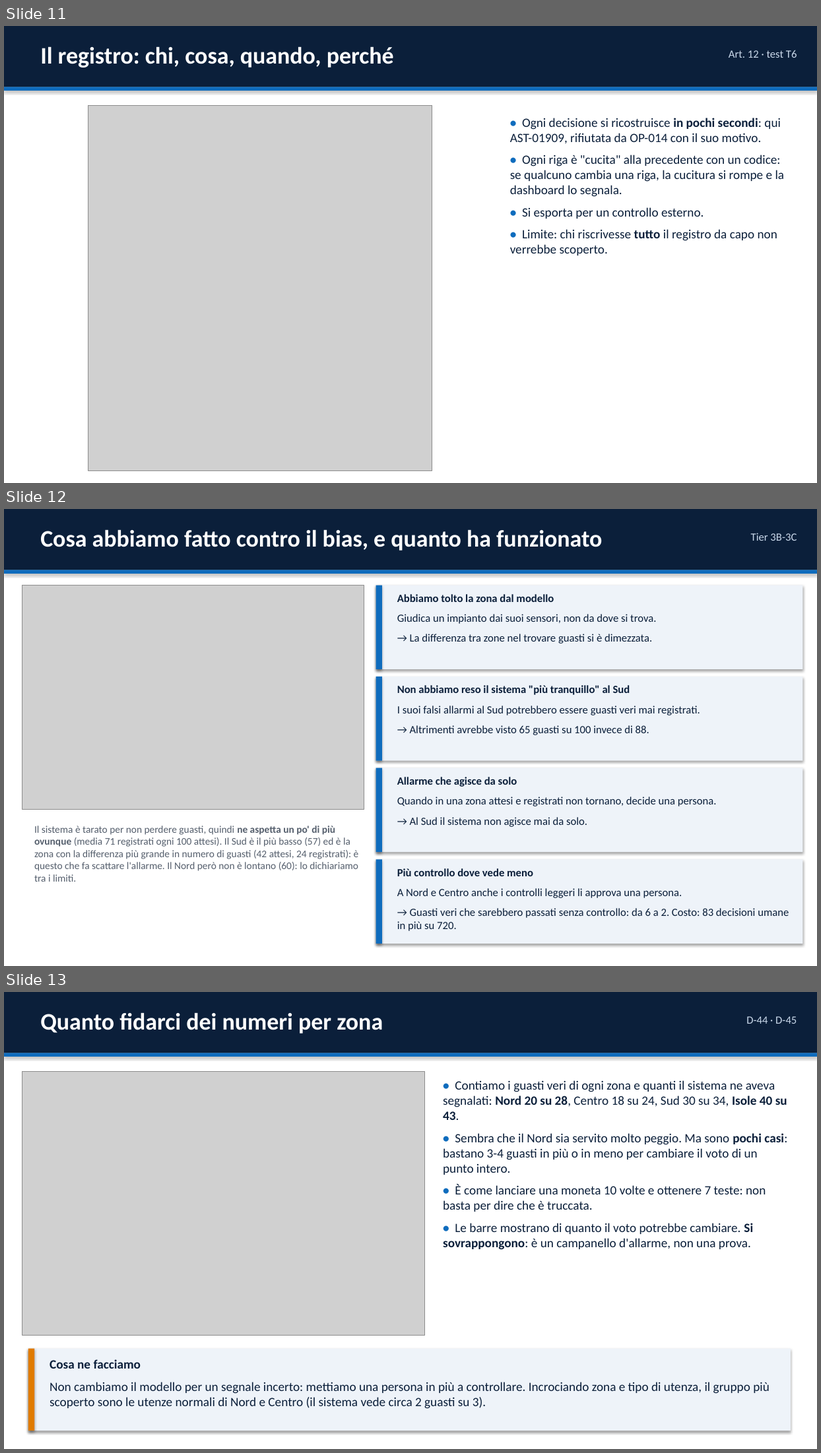
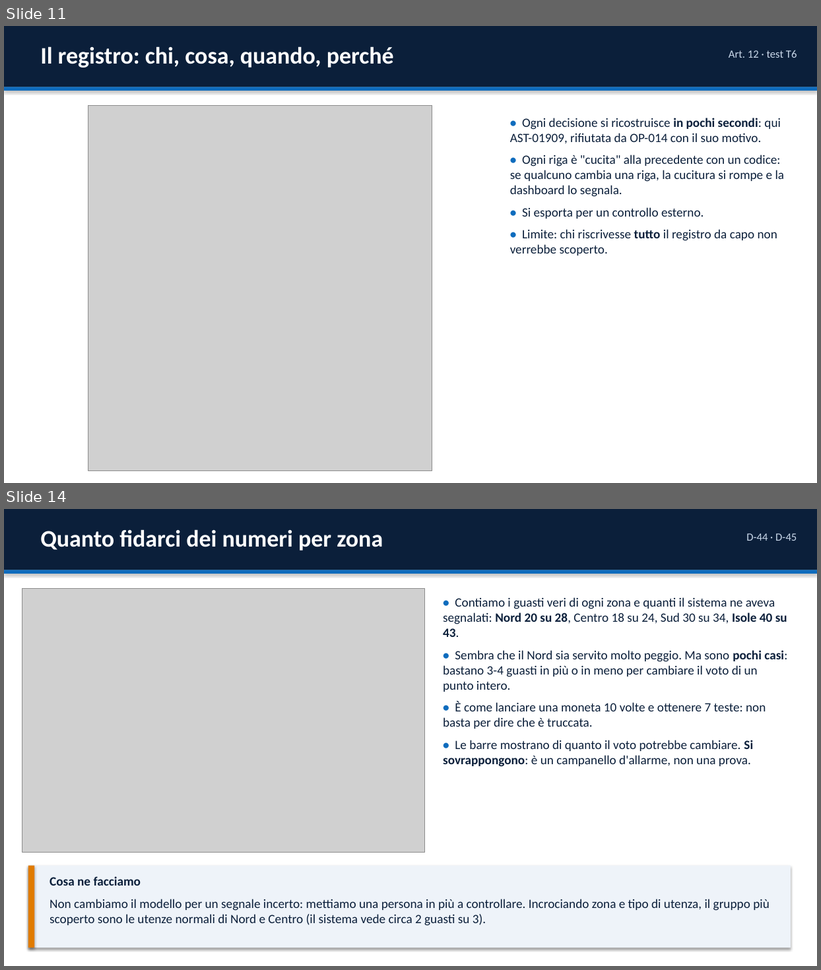
Before and after one commit to GuidoMerliniEnel/ai-act-hackaton, a slide deck: consegna/EnerGuard_Presentazione.pptx. Shown one above the other, each under a label of ours: slides 11, 12 and 13 before the commit, slides 11 and 14 after it; the slides between them are not shown. The pictures are 821x1453 and 821x970 pixels, drawn with LibreOffice and Linux fonts; fonts in the diff are those of the drawing; grey boxes stand for pictures. Boxes give left, top, right and bottom in pixels: in the first picture for what was removed or moved away, otherwise in the second. Text is boxed around its words. In the diff, an @@ line names an element or a change of style, - is before the commit and + after.

```diff
--- a/consegna/EnerGuard_Presentazione.pptx
+++ b/consegna/EnerGuard_Presentazione.pptx
@@ slide 12 removed at box(4, 509, 817, 966), background #FFFFFF @@
@@ rectangle removed at box(4, 509, 817, 570) @@
@@ text removed at box(40, 529, 602, 551) @@
-Cosa abbiamo fatto contro il bias, e quanto ha funzionato
@@ text removed at box(751, 533, 797, 541) @@
-Tier 3B-3C
@@ rectangle removed at box(4, 570, 817, 574) @@
@@ picture removed at box(22, 586, 364, 810) @@
@@ rectangle removed at box(376, 586, 803, 669) @@
@@ rectangle removed at box(376, 586, 382, 669) @@
@@ text removed at box(397, 594, 656, 644) @@
-Abbiamo tolto la zona dal modello
-Giudica un impianto dai suoi sensori, non da dove si trova.
-→ La differenza tra zone nel trovare guasti si è dimezzata.
@@ rectangle removed at box(376, 677, 803, 761) @@
@@ rectangle removed at box(376, 677, 382, 761) @@
@@ text removed at box(397, 685, 700, 735) @@
-Non abbiamo reso il sistema "più tranquillo" al Sud
-I suoi falsi allarmi al Sud potrebbero essere guasti veri mai registrati.
-→ Altrimenti avrebbe visto 65 guasti su 100 invece di 88.
@@ rectangle removed at box(376, 768, 803, 852) @@
@@ rectangle removed at box(376, 768, 382, 852) @@
@@ text removed at box(397, 777, 717, 827) @@
-Allarme che agisce da solo
-Quando in una zona attesi e registrati non tornano, decide una persona.
-→ Al Sud il sistema non agisce mai da solo.
@@ text removed at box(34, 826, 359, 882) @@
-Il sistema è tarato per non perdere guasti, quindi ne aspetta un po' di più ovunque (media 71 registrati ogni 100 attesi). Il Sud è il più basso (57) ed è la zona con la differenza più grande in numero di guasti (42 attesi, 24 registrati): è questo che fa scattare l'allarme. Il Nord però non è lontano (60): lo dichiariamo tra i limiti.
@@ rectangle removed at box(376, 859, 803, 944) @@
@@ rectangle removed at box(376, 859, 382, 944) @@
@@ text removed at box(397, 869, 789, 931) @@
-Più controllo dove vede meno
-A Nord e Centro anche i controlli leggeri li approva una persona.
-→ Guasti veri che sarebbero passati senza controllo: da 6 a 2. Costo: 83 decisioni umane in più su 720.
@@ what was slide 13 is now slide 14 @@
```
Also in this commit, not shown: 2 slides added, 3 other files.
